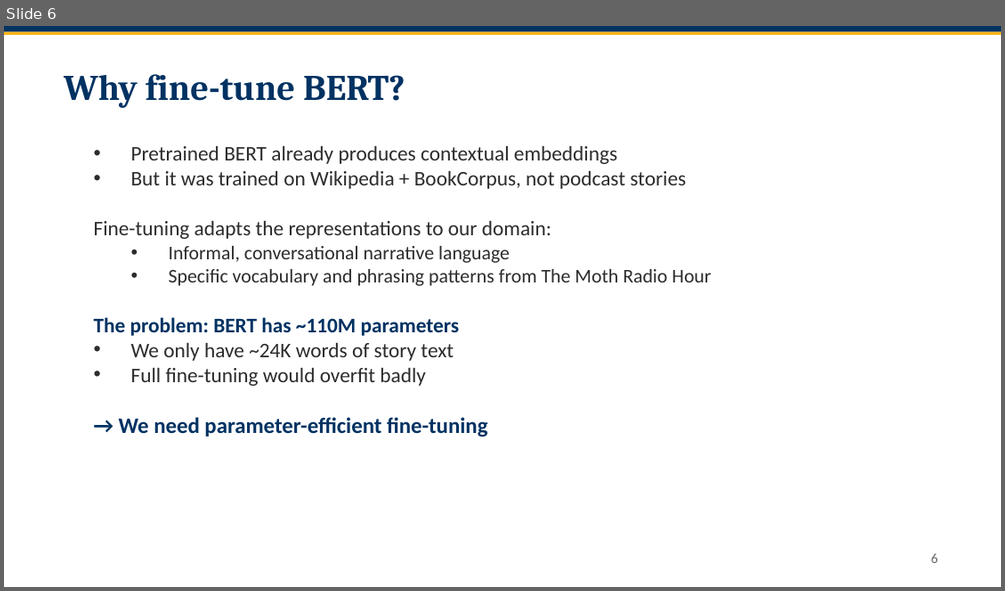
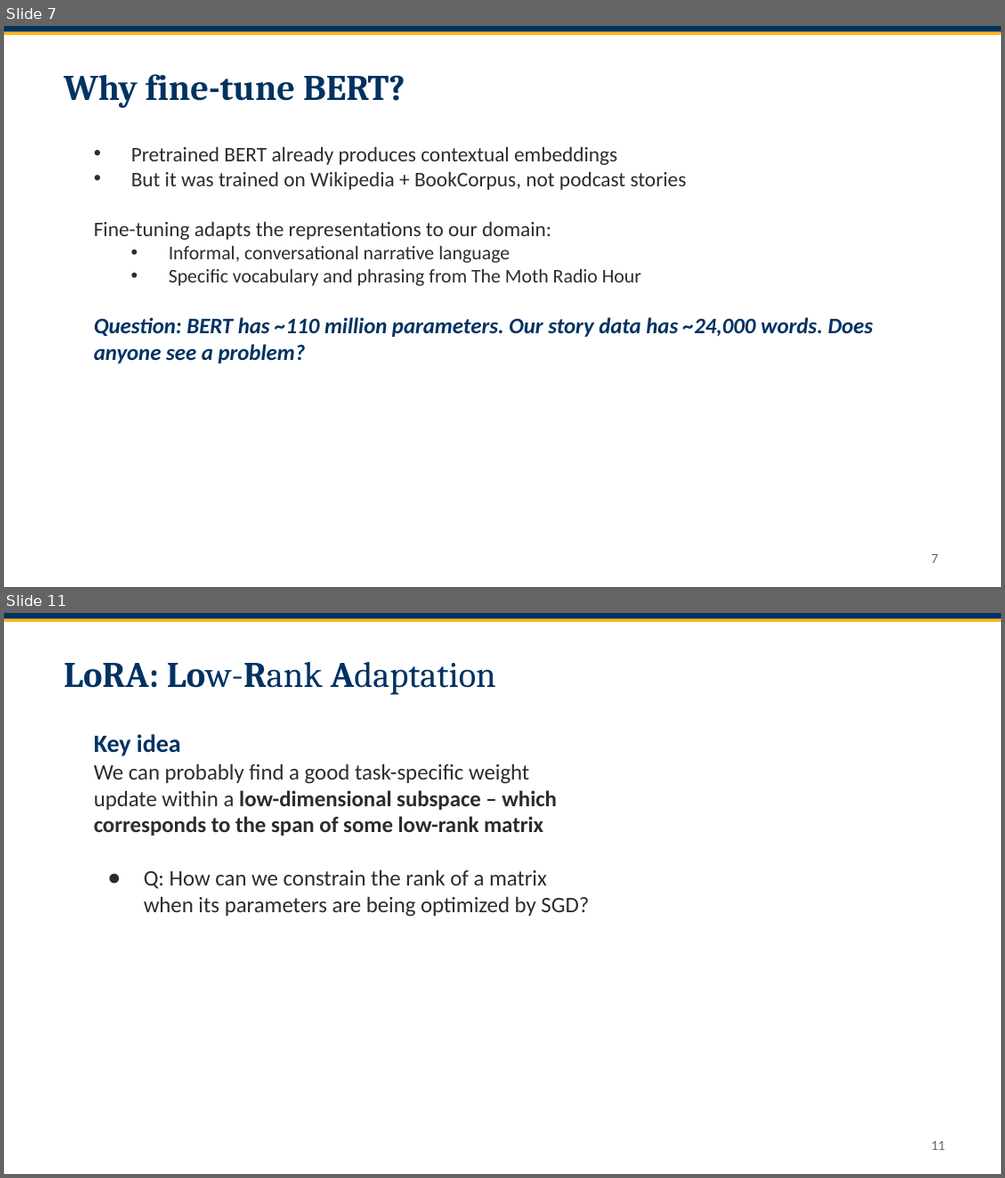
Before and after one commit to smrichardson/stat214, a slide deck: 26-214-discussion-week-13.pptx. Shown one above the other, each under a label of ours: slide 6 before the commit, slides 7 and 11 after it; the slides between them are not shown. The pictures are 1005x591 and 1005x1178 pixels, drawn with LibreOffice and Linux fonts; fonts in the diff are those of the drawing. Boxes give left, top, right and bottom in pixels: in the first picture for what was removed or moved away, otherwise in the second. Text is boxed around its words. In the diff, an @@ line names an element or a change of style, - is before the commit and + after.

```diff
--- a/26-214-discussion-week-13.pptx
+++ b/26-214-discussion-week-13.pptx
@@ slide 11 added at box(4, 613, 1001, 1174), background #FFFFFF @@
@@ rectangle added at box(4, 613, 1001, 619), fill #003262 @@
@@ rectangle added at box(4, 619, 1001, 622), fill #FDB515 @@
@@ text added at box(64, 662, 496, 695), 26 pt, text #003262 @@
+LoRA: Low-Rank Adaptation
@@ text added at box(94, 734, 589, 916), 16 pt, text #2C2C2C @@
+Key idea
+We can probably find a good task-specific weight update within a low-dimensional subspace – which corresponds to the span of some low-rank matrix
+● Q: How can we constrain the rank of a matrix when its parameters are being optimized by SGD?
@@ page number added at box(931, 1141, 946, 1150), 10 pt, text #666666 @@
+11
@@ what was slide 6 is now slide 7 @@
@@ slide 7 changed as well @@
@@ text at box(94, 269, 874, 363): text changed; size 15 to 16 pt; text colour #2C2C2C to #003262; bold on; italic on @@
-  • Specific vocabulary and phrasing patterns from The Moth Radio Hour
-The problem: BERT has ~110M parameters
-• We only have ~24K words of story text
-• Full fine-tuning would overfit badly
-→ We need parameter-efficient fine-tuning
+  • Specific vocabulary and phrasing from The Moth Radio Hour
+Question: BERT has ~110 million parameters. Our story data has ~24,000 words. Does anyone see a problem?
@@ page number at box(931, 554, 938, 563): text changed @@
-6
+7
```
Also in this commit, not shown: 8 other slides changed, 7 other slides added, 3 other files.
